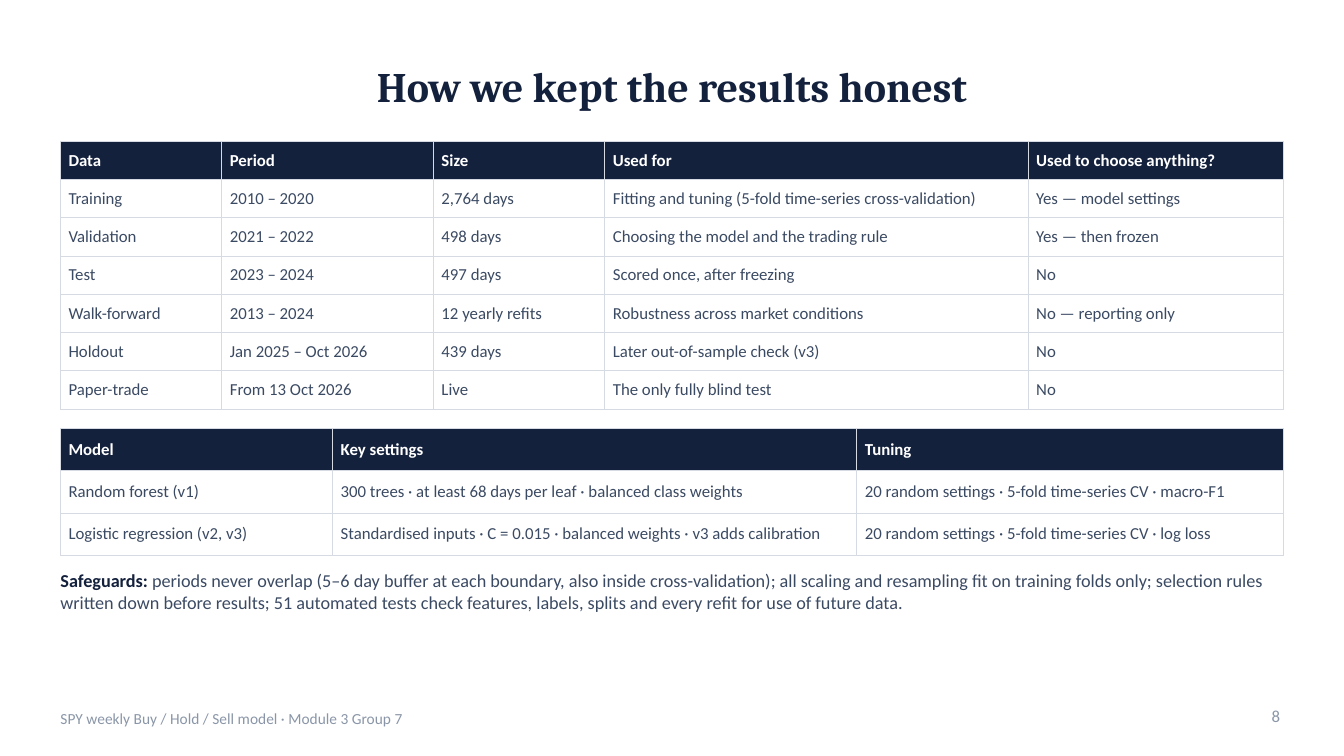
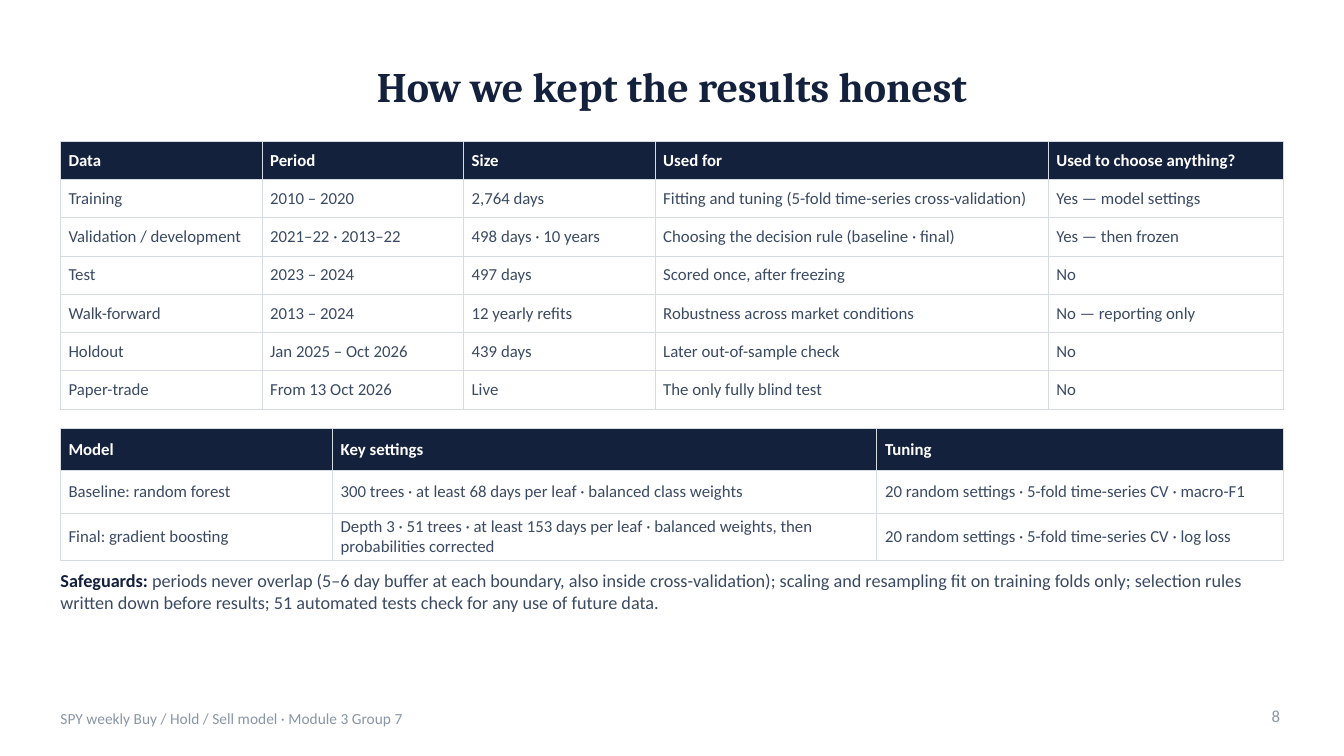
Before and after one commit to TKCH121/spy, a slide deck: slide 8 of presentation/SPY_Model_Presentation.pptx. Drawn at 1344x756 pixels with LibreOffice and Linux fonts; fonts in the diff are those of the drawing. Boxes give left, top, right and bottom in pixels: in the first picture for what was removed or moved away, otherwise in the second. Text is boxed around its words. In the diff, an @@ line names an element or a change of style, - is before the commit and + after.

```diff
--- a/presentation/SPY_Model_Presentation.pptx
+++ b/presentation/SPY_Model_Presentation.pptx
@@ table at <box>60,141,1284,402</box> @@
-row 3: Validation | 2021 – 2022 | 498 days | Choosing the model and the trading rule | Yes — then frozen
+row 3: Validation / development | 2021–22 · 2013–22 | 498 days · 10 years | Choosing the decision rule (baseline · final) | Yes — then frozen
-row 6, column 4: Later out-of-sample check (v3)
+row 6, column 4: Later out-of-sample check
@@ table at <box>60,429,1284,559</box> @@
-row 2, column 1: Random forest (v1)
+row 2, column 1: Baseline: random forest
-row 3, column 1: Logistic regression (v2, v3)
+row 3, column 1: Final: gradient boosting
-row 3, column 2: Standardised inputs · C = 0.015 · balanced weights · v3 adds calibration
+row 3, column 2: Depth 3 · 51 trees · at least 153 days per leaf · balanced weights, then probabilities corrected
@@ text at <box>60,574,1241,612</box>: text changed @@
-Safeguards: periods never overlap (5–6 day buffer at each boundary, also inside cross-validation); all scaling and resampling fit on training folds only; selection rules written down before results; 51 automated tests check features, labels, splits and every refit for use of future data.
+Safeguards: periods never overlap (5–6 day buffer at each boundary, also inside cross-validation); scaling and resampling fit on training folds only; selection rules written down before results; 51 automated tests check for any use of future data.
```
Also in this commit, not shown: 16 other slides changed, 1 slide added, 1 slide removed, 8 other files.
